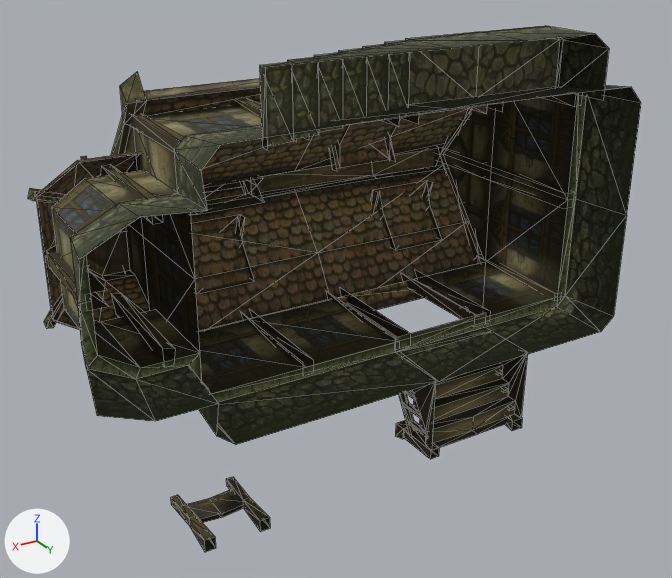
The OBJ model sceneobjs/zhanchang_fuben_303/zhanchang_fuben_303_tushuguan02.obj, before and after one commit.
Camera for both pictures: a 50 mm lens placed at (580.0, 810.0, 423.0), pointed at (-23.0, -194.0, -79.0). The lights are fixed; the arrows at lower left show +X, +Y and +Z. Mesh edges are drawn as thin lines. Where no turn or scale is listed for an object, it has been applied to the vertices. Vertices at the same position are counted once.

In view in the first picture: 'zhanchang_fuben_303_tushuguan02'.
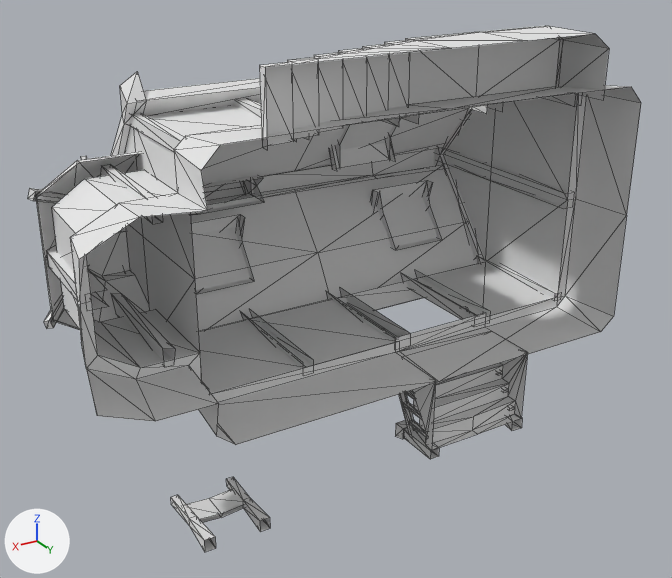
Pixel boxes (x1, y1, x2, y2) of what changed, in the pictures (672 x 578 px):
part 1 of me_zhanchang_fuben_303_tushuguan02, recoloured (brown to grey): (28, 72, 484, 329) in both
part 2 of me_zhanchang_fuben_303_tushuguan02, recoloured: (52, 94, 578, 393) in both
part 3 of me_zhanchang_fuben_303_tushuguan02, recoloured (brown to grey): (36, 78, 483, 332) in both
part 4 of me_zhanchang_fuben_303_tushuguan02, recoloured: (396, 313, 528, 450) in both
part 5 of me_zhanchang_fuben_303_tushuguan02, recoloured: (70, 26, 641, 445) in both
part 6 of me_zhanchang_fuben_303_tushuguan02, recoloured: (46, 94, 582, 552) in both
part 7 of me_zhanchang_fuben_303_tushuguan02, recoloured: (125, 108, 496, 308) in both
part 8 of me_zhanchang_fuben_303_tushuguan02, recoloured (yellow to grey): (259, 26, 563, 150) in both

Patch to the scene script:
```diff
--- a/sceneobjs/zhanchang_fuben_303/zhanchang_fuben_303_tushuguan02.obj.py
+++ b/sceneobjs/zhanchang_fuben_303/zhanchang_fuben_303_tushuguan02.obj.py
@@ mat_material_8_1 @@
+mat_material_8_1 = principled_material('material_8')
+mat_material_8_1.base_color = (0.8, 0.8, 0.8)  # white #e7e7e7
+mat_material_8_1.roughness = 1.0
@@ mat_material_5_1 @@
+mat_material_5_1 = principled_material('material_5')
+mat_material_5_1.base_color = (0.8, 0.8, 0.8)  # white #e7e7e7
+mat_material_5_1.roughness = 1.0
@@ mat_material_1_1 @@
+mat_material_1_1 = principled_material('material_1')
+mat_material_1_1.base_color = (0.8, 0.8, 0.8)  # white #e7e7e7
+mat_material_1_1.roughness = 1.0
@@ mat_material_7_1 @@
+mat_material_7_1 = principled_material('material_7')
+mat_material_7_1.base_color = (0.8, 0.8, 0.8)  # white #e7e7e7
+mat_material_7_1.roughness = 1.0
@@ mat_material_9_1 @@
+mat_material_9_1 = principled_material('material_9')
+mat_material_9_1.base_color = (0.8, 0.8, 0.8)  # white #e7e7e7
+mat_material_9_1.roughness = 1.0
@@ mat_material_3_1 @@
+mat_material_3_1 = principled_material('material_3')
+mat_material_3_1.base_color = (0.8, 0.8, 0.8)  # white #e7e7e7
+mat_material_3_1.roughness = 1.0
@@ mat_material_4_1 @@
+mat_material_4_1 = principled_material('material_4')
+mat_material_4_1.base_color = (0.8, 0.8, 0.8)  # white #e7e7e7
+mat_material_4_1.roughness = 1.0
@@ mat_material_6_1 @@
+mat_material_6_1 = principled_material('material_6')
+mat_material_6_1.base_color = (0.8, 0.8, 0.8)  # white #e7e7e7
+mat_material_6_1.roughness = 1.0
@@ me_zhanchang_fuben_303_tushuguan02 @@
 me_zhanchang_fuben_303_tushuguan02.from_pydata(...)  # 713 vertices, 883 faces; spans x -378.0..378.0, y -498.0..4.0, z -267.0..267.0
 # used by ob_zhanchang_fuben_303_tushuguan02; location = (0.0, 0.0, 0.0)
+# me_zhanchang_fuben_303_tushuguan02 part 1: all 234 faces that had it switch from mat_material_1 (picture img_zhanchang_fuben_303_tushuguan02_01_a_png) to mat_material_1_1 (white #e7e7e7)
+# me_zhanchang_fuben_303_tushuguan02 part 2: all 32 faces that had it switch from mat_material_3 (picture img_zhanchang_fuben_303_tushuguan02_03_a_png) to mat_material_3_1 (white #e7e7e7)
+# me_zhanchang_fuben_303_tushuguan02 part 3: all 100 faces that had it switch from mat_material_4 (picture img_zhanchang_fuben_303_tushuguan02_04_a_png) to mat_material_4_1 (white #e7e7e7)
+# me_zhanchang_fuben_303_tushuguan02 part 4: all 53 faces that had it switch from mat_material_5 (picture img_zhanchang_fuben_303_tushuguan02_05_a_png) to mat_material_5_1 (white #e7e7e7)
+# me_zhanchang_fuben_303_tushuguan02 part 5: all 89 faces that had it switch from mat_material_6 (picture img_zhanchang_fuben_303_tushuguan02_06_a_png) to mat_material_6_1 (white #e7e7e7)
+# me_zhanchang_fuben_303_tushuguan02 part 6: all 292 faces that had it switch from mat_material_7 (picture img_zhanchang_fuben_303_tushuguan02_07_a_png) to mat_material_7_1 (white #e7e7e7)
+# me_zhanchang_fuben_303_tushuguan02 part 7: all 34 faces that had it switch from mat_material_8 (picture img_zhanchang_fuben_303_tushuguan02_08_a_png) to mat_material_8_1 (white #e7e7e7)
+# me_zhanchang_fuben_303_tushuguan02 part 8: all 49 faces that had it switch from mat_material_9 (picture img_zhanchang_fuben_303_tushuguan02_09_a_png) to mat_material_9_1 (white #e7e7e7)
```
